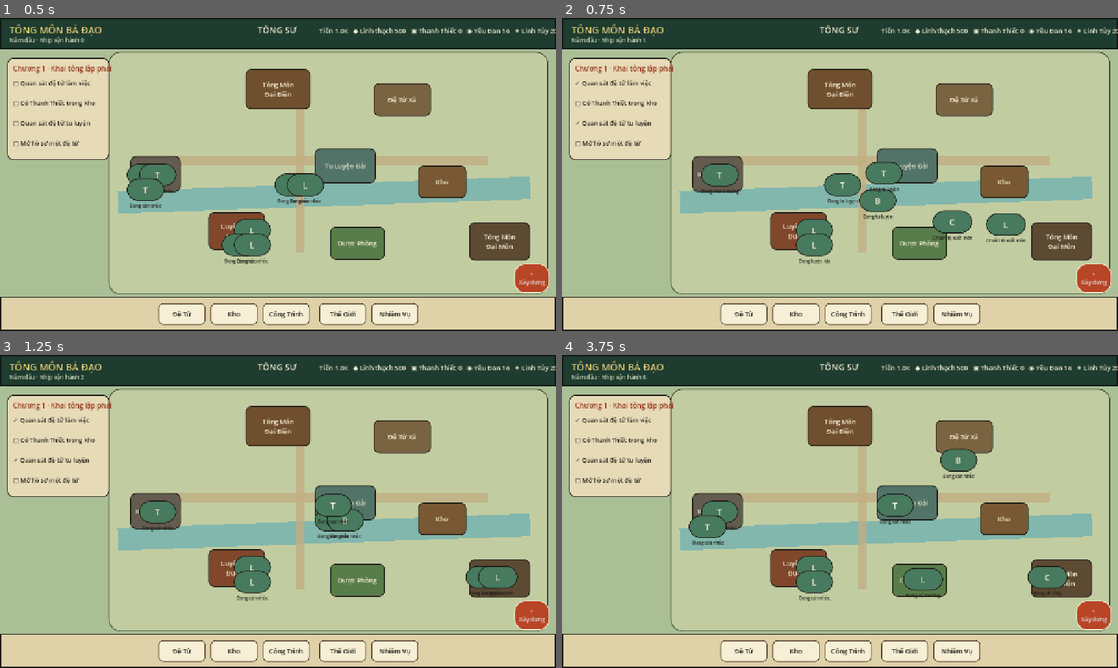
Above: before the commit, frames 1-4 (two rows, left to right).
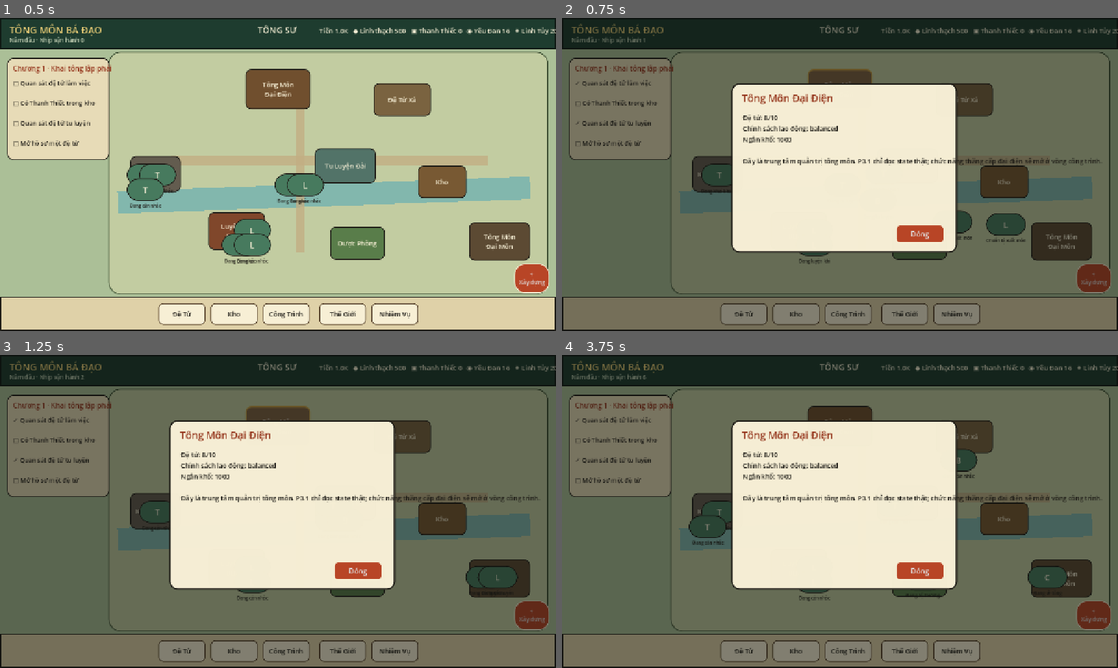
Above: after the commit, the same moments.

Repository: vuanhtuan161094-byte/TongMonBaDao
Game: Godot game, scene res://scenes/p3/p3_1_landscape_sect.tscn
Same seed, same stepped clock (60 frames per second), same inputs: the game is played once before the commit and once after it.
Inputs:
- Up to frame 1 (0.5 s): no input
- Up to frame 2 (0.75 s): click "Tông Môn Đại Điện" at 0.5 s
- Up to frame 3 (1.25 s): no input
- Up to frame 4 (3.75 s): click "Đệ Tử Xá" at 1.25 s; click "Tu Luyện Đài" at 2 s; click "Kho" at 2.75 s; click "Luyện Khí Đường" at 3.5 s

Frame 1 is identical in both runs. In frame 2, 90% of the frame differs, in the area x 0-100%, y 1-100%; in frame 3, 90%; in frame 4, 90%.

Commit message:
Harden P3.1 shell input and typed layout data

Diff:
--- a/godot/src/presentation/p3_1_landscape_sect.gd
+++ b/godot/src/presentation/p3_1_landscape_sect.gd
@@ -85,7 +85,9 @@
 
     popup_layer = Control.new()
     popup_layer.set_anchors_and_offsets_preset(Control.PRESET_FULL_RECT)
-    popup_layer.mouse_filter = Control.MOUSE_FILTER_PASS
+    # The empty overlay must never steal map taps. Children (dim/panels/buttons)
+    # still receive their own events when a popup exists.
+    popup_layer.mouse_filter = Control.MOUSE_FILTER_IGNORE
     add_child(popup_layer)
 
 func _build_map_decoration() -> void:
@@ -129,12 +131,14 @@
     for data in buildings:
         var button := Button.new()
         button.text = str(data["name"])
-        button.position = Vector2(data["pos"])
-        button.size = Vector2(data["size"])
+        var building_position: Vector2 = data["pos"]
+        var building_size: Vector2 = data["size"]
+        var fill: Color = data["color"]
+        button.position = building_position
+        button.size = building_size
         button.add_theme_font_size_override("font_size", 15)
         button.add_theme_color_override("font_color", PAPER_LIGHT)
         button.add_theme_color_override("font_hover_color", Color.WHITE)
-        var fill := Color(data["color"])
         button.add_theme_stylebox_override("normal", _style(fill, INK, 2, 12))
         button.add_theme_stylebox_override("hover", _style(fill.lightened(0.10), GOLD, 3, 12))
         button.add_theme_stylebox_override("pressed", _style(fill.darkened(0.10), GOLD, 3, 12))
@@ -625,7 +629,7 @@
 
 func _actor_offset(index: int) -> Vector2:
     var col := index % 3
-    var row := (index / 3) % 2
+    var row := int(floor(float(index) / 3.0)) % 2
     return Vector2(float(col - 1) * 28.0, float(row) * 34.0)
 
 func _element_name(element: String) -> String:
